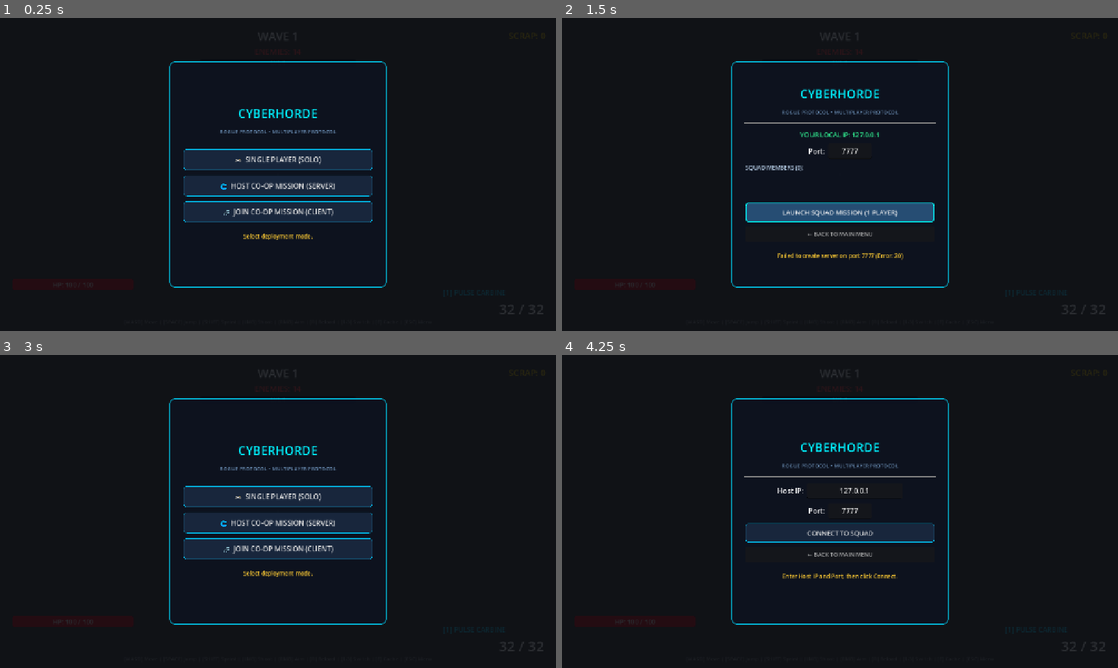
Above: before the commit, frames 1-4 (two rows, left to right).
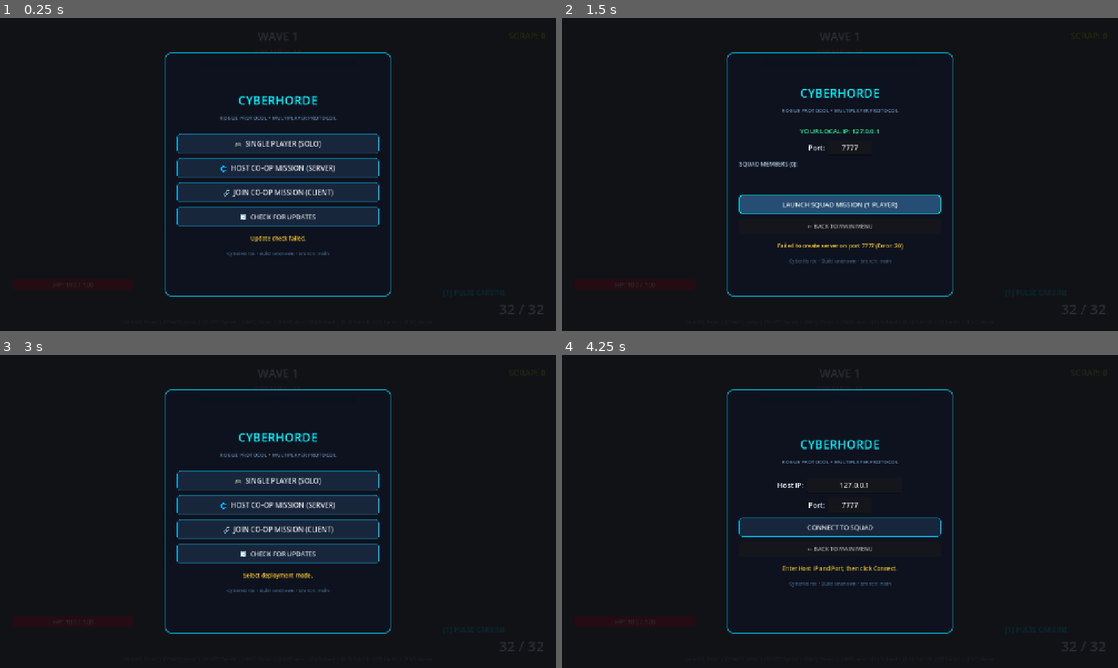
Above: after the commit, the same moments.

Repository: YuriSekaii/CyberHorde-FPS-Roguelike
Game: Godot game, scene res://scenes/main.tscn
Two runs of this game, one before a commit and one after it. Both use one fixed random seed, a clock stepped at 60 frames per second and the inputs below.
Inputs:
- Up to frame 1 (0.25 s): no input
- Up to frame 2 (1.5 s): click "🌐 HOST CO-OP MISSION (SERVER)" at 0.5 s; click "LAUNCH SQUAD MISSION (1 PLAYE…" at 1.25 s
- Up to frame 3 (3 s): click "LAUNCH SQUAD MISSION (1 PLAYE…" at 2 s; click "← BACK TO MAIN MENU" at 2.75 s
- Up to frame 4 (4.25 s): click "🔗 JOIN CO-OP MISSION (CLIENT)" at 3.5 s

The runs differ from the first frame. In frame 1, 9.8% of the frame differs, in the area x 29-71%, y 10-90%; in frame 2, 5.6%; in frame 3, 9.8%; in frame 4, 4.9%.

Commit message:
feat: Add in-game update checker and git pull updater with changelog preview and restart support

Diff:
--- a/project.godot
+++ b/project.godot
@@ -21,6 +21,7 @@
 NetworkManager="*res://scripts/autoload/network_manager.gd"
 SoundManager="*res://scripts/autoload/sound_manager.gd"
 GameManager="*res://scripts/autoload/game_manager.gd"
+UpdateManager="*res://scripts/autoload/update_manager.gd"
 
 [display]
 
--- a/scenes/ui/lobby_menu.tscn
+++ b/scenes/ui/lobby_menu.tscn
@@ -38,6 +38,42 @@
 corner_radius_bottom_right = 6
 corner_radius_bottom_left = 6
 
+[sub_resource type="StyleBoxFlat" id="StyleBoxFlat_btn_update"]
+bg_color = Color(0.08, 0.32, 0.18, 0.95)
+border_width_left = 1
+border_width_top = 1
+border_width_right = 1
+border_width_bottom = 1
+border_color = Color(0.2, 1, 0.5, 0.8)
+corner_radius_top_left = 6
+corner_radius_top_right = 6
+corner_radius_bottom_right = 6
+corner_radius_bottom_left = 6
+
+[sub_resource type="StyleBoxFlat" id="StyleBoxFlat_btn_update_hover"]
+bg_color = Color(0.12, 0.45, 0.25, 1)
+border_width_left = 2
+border_width_top = 2
+border_width_right = 2
+border_width_bottom = 2
+border_color = Color(0.3, 1, 0.6, 1)
+corner_radius_top_left = 6
+corner_radius_top_right = 6
+corner_radius_bottom_right = 6
+corner_radius_bottom_left = 6
+
+[sub_resource type="StyleBoxFlat" id="StyleBoxFlat_box"]
+bg_color = Color(0.03, 0.05, 0.09, 0.9)
+border_width_left = 1
+border_width_top = 1
+border_width_right = 1
+border_width_bottom = 1
+border_color = Color(0, 0.6, 0.8, 0.3)
+corner_radius_top_left = 6
+corner_radius_top_right = 6
+corner_radius_bottom_right = 6
+corner_radius_bottom_left = 6
+
 [node name="LobbyMenu" type="CanvasLayer"]
 process_mode = 3
 layer = 10
@@ -52,16 +88,16 @@
 color = Color(0.02, 0.03, 0.05, 0.85)
 
 [node name="Panel" type="Panel" parent="."]
-custom_minimum_size = Vector2(500, 520)
+custom_minimum_size = Vector2(520, 560)
 anchors_preset = 8
 anchor_left = 0.5
 anchor_top = 0.5
 anchor_right = 0.5
 anchor_bottom = 0.5
-offset_left = -250.0
-offset_top = -260.0
-offset_right = 250.0
-offset_bottom = 260.0
+offset_left = -260.0
+offset_top = -280.0
+offset_right = 260.0
+offset_bottom = 280.0
 grow_horizontal = 2
 grow_vertical = 2
 theme_override_styles/panel = SubResource("StyleBoxFlat_panel")
@@ -71,13 +107,13 @@
 anchors_preset = 15
 anchor_right = 1.0
 anchor_bottom = 1.0
-offset_left = 32.0
-offset_top = 24.0
-offset_right = -32.0
-offset_bottom = -24.0
+offset_left = 28.0
+offset_top = 20.0
+offset_right = -28.0
+offset_bottom = -20.0
 grow_horizontal = 2
 grow_vertical = 2
-theme_override_constants/separation = 14
+theme_override_constants/separation = 12
 alignment = 1
 
 [node name="Title" type="Label" parent="Panel/VBoxContainer"]
@@ -99,10 +135,10 @@
 
 [node name="MainButtons" type="VBoxContainer" parent="Panel/VBoxContainer"]
 layout_mode = 2
-theme_override_constants/separation = 12
+theme_override_constants/separation = 10
 
 [node name="SoloBtn" type="Button" parent="Panel/VBoxContainer/MainButtons"]
-custom_minimum_size = Vector2(0, 48)
+custom_minimum_size = Vector2(0, 46)
 layout_mode = 2
 theme_override_font_sizes/font_size = 16
 theme_override_styles/normal = SubResource("StyleBoxFlat_btn_normal")
@@ -110,7 +146,7 @@
 text = "🎮  SINGLE PLAYER (SOLO)"
 
 [node name="HostBtn" type="Button" parent="Panel/VBoxContainer/MainButtons"]
-custom_minimum_size = Vector2(0, 48)
+custom_minimum_size = Vector2(0, 46)
 layout_mode = 2
 theme_override_font_sizes/font_size = 16
 theme_override_styles/normal = SubResource("StyleBoxFlat_btn_normal")
@@ -118,12 +154,20 @@
 text = "🌐  HOST CO-OP MISSION (SERVER)"
 
 [node name="JoinBtn" type="Button" parent="Panel/VBoxContainer/MainButtons"]
-custom_minimum_size = Vector2(0, 48)
+custom_minimum_size = Vector2(0, 46)
 layout_mode = 2
 theme_override_font_sizes/font_size = 16
 theme_override_styles/normal = SubResource("StyleBoxFlat_btn_normal")
 theme_override_styles/hover = SubResource("StyleBoxFlat_btn_hover")
 text = "🔗  JOIN CO-OP MISSION (CLIENT)"
+
+[node name="UpdateBtn" type="Button" parent="Panel/VBoxContainer/MainButtons"]
+custom_minimum_size = Vector2(0, 46)
+layout_mode = 2
+theme_override_font_sizes/font_size = 15
+theme_override_styles/normal = SubResource("StyleBoxFlat_btn_normal")
+theme_override_styles/hover = SubResource("StyleBoxFlat_btn_hover")
+text = "🔄  CHECK FOR UPDATES"
 
 [node name="HostContainer" type="VBoxContainer" parent="Panel/VBoxContainer"]
 visible = false
@@ -152,7 +196,7 @@
 alignment = 1
 
 [node name="PeerListLabel" type="Label" parent="Panel/VBoxContainer/HostContainer"]
-custom_minimum_size = Vector2(0, 80)
+custom_minimum_size = Vector2(0, 70)
 layout_mode = 2
 theme_override_colors/font_color = Color(0.8, 0.9, 1, 0.9)
 theme_override_font_sizes/font_size = 13
@@ -223,20 +267,120 @@
 theme_override_font_sizes/font_size = 13
 text = "← BACK TO MAIN MENU"
 
-[node name="StatusLabel" type="Label" parent="Panel/VBoxContainer"]
-custom_minimum_size = Vector2(0, 36)
-layout_mode = 2
-theme_override_colors/font_color = Color(1, 0.8, 0.2, 1)
-theme_override_font_sizes/font_size = 13
-text = "Select deployment mode."
+[node name="UpdateContainer" type="VBoxContainer" parent="Panel/VBoxContainer"]
+visible = false
+layout_mode = 2
+theme_override_constants/separation = 10
+
+[node name="UpdateHeader" type="Label" parent="Panel/VBoxContainer/UpdateContainer"]
+layout_mode = 2
+theme_override_colors/font_color = Color(0, 0.95, 1, 1)
+theme_override_font_sizes/font_size = 15
+text = "SOFTWARE UPDATE SYSTEM"
+horizontal_alignment = 1
+
+[node name="VersionInfoLabel" type="Label" parent="Panel/VBoxContainer/UpdateContainer"]
+layout_mode = 2
+theme_override_colors/font_color = Color(0.7, 0.85, 1, 0.8)
+theme_override_font_sizes/font_size = 13
+text = "LOCAL BUILD: ..."
+horizontal_alignment = 1
+
+[node name="UpdateStatusLabel" type="Label" parent="Panel/VBoxContainer/UpdateContainer"]
+custom_minimum_size = Vector2(0, 40)
+layout_mode = 2
+theme_override_colors/font_color = Color(0, 0.9, 1, 1)
+theme_override_font_sizes/font_size = 13
+text = "Connecting to repository..."
 horizontal_alignment = 1
 vertical_alignment = 1
 autowrap_mode = 2
+
+[node name="ChangelogBox" type="PanelContainer" parent="Panel/VBoxContainer/UpdateContainer"]
+visible = false
+custom_minimum_size = Vector2(0, 70)
+layout_mode = 2
+theme_override_styles/panel = SubResource("StyleBoxFlat_box")
+
+[node name="Margin" type="MarginContainer" parent="Panel/VBoxContainer/UpdateContainer/ChangelogBox"]
+layout_mode = 2
+theme_override_constants/margin_left = 10
+theme_override_constants/margin_top = 8
+theme_override_constants/margin_right = 10
+theme_override_constants/margin_bottom = 8
+
+[node name="ChangelogLabel" type="Label" parent="Panel/VBoxContainer/UpdateContainer/ChangelogBox/Margin"]
+layout_mode = 2
+theme_override_colors/font_color = Color(0.85, 0.95, 1, 0.9)
+theme_override_font_sizes/font_size = 12
+autowrap_mode = 2
+
+[node name="ActionButtons" type="VBoxContainer" parent="Panel/VBoxContainer/UpdateContainer"]
+layout_mode = 2
+theme_override_constants/separation = 8
+
+[node name="PullUpdateBtn" type="Button" parent="Panel/VBoxContainer/UpdateContainer/ActionButtons"]
+visible = false
+custom_minimum_size = Vector2(0, 44)
+layout_mode = 2
+theme_override_colors/font_color = Color(0.8, 1, 0.8, 1)
+theme_override_font_sizes/font_size = 15
+theme_override_styles/normal = SubResource("StyleBoxFlat_btn_update")
+theme_override_styles/hover = SubResource("StyleBoxFlat_btn_update_hover")
+text = "⬇  UPDATE GAME NOW (GIT PULL)"
+
+[node name="RestartBtn" type="Button" parent="Panel/VBoxContainer/UpdateContainer/ActionButtons"]
+visible = false
+custom_minimum_size = Vector2(0, 44)
+layout_mode = 2
+theme_override_colors/font_color = Color(0.8, 1, 0.8, 1)
+theme_override_font_sizes/font_size = 15
+theme_override_styles/normal = SubResource("StyleBoxFlat_btn_update")
+theme_override_styles/hover = SubResource("StyleBoxFlat_btn_update_hover")
+text = "🚀  RESTART GAME NOW"
+
+[node name="CheckAgainBtn" type="Button" parent="Panel/VBoxContainer/UpdateContainer/ActionButtons"]
+visible = false
+custom_minimum_size = Vector2(0, 38)
+layout_mode = 2
+theme_override_font_sizes/font_size = 14
+theme_override_styles/normal = SubResource("StyleBoxFlat_btn_normal")
+theme_override_styles/hover = SubResource("StyleBoxFlat_btn_hover")
+text = "🔄  CHECK AGAIN"
+
+[node name="UpdateBackBtn" type="Button" parent="Panel/VBoxContainer/UpdateContainer/ActionButtons"]
+custom_minimum_size = Vector2(0, 36)
+layout_mode = 2
+theme_override_colors/font_color = Color(0.8, 0.8, 0.8, 0.8)
+theme_override_font_sizes/font_size = 13
+text = "← BACK TO MAIN MENU"
+
+[node name="StatusLabel" type="Label" parent="Panel/VBoxContainer"]
+custom_minimum_size = Vector2(0, 30)
+layout_mode = 2
+theme_override_colors/font_color = Color(1, 0.8, 0.2, 1)
+theme_override_font_sizes/font_size = 13
+text = "Select deployment mode."
+horizontal_alignment = 1
+vertical_alignment = 1
+autowrap_mode = 2
+
+[node name="VersionFooter" type="Label" parent="Panel/VBoxContainer"]
+layout_mode = 2
+theme_override_colors/font_color = Color(0.5, 0.7, 0.9, 0.5)
+theme_override_font_sizes/font_size = 11
+text = "CyberHorde v1.0.0"
+horizontal_alignment = 1
 
 [connection signal="pressed" from="Panel/VBoxContainer/MainButtons/SoloBtn" to="." method="_on_solo_pressed"]
 [connection signal="pressed" from="Panel/VBoxContainer/MainButtons/HostBtn" to="." method="_on_host_menu_pressed"]
 [connection signal="pressed" from="Panel/VBoxContainer/MainButtons/JoinBtn" to="." method="_on_join_menu_pressed"]
+[connection signal="pressed" from="Panel/VBoxContainer/MainButtons/UpdateBtn" to="." method="_on_update_menu_pressed"]
 [connection signal="pressed" from="Panel/VBoxContainer/HostContainer/StartSquadBtn" to="." method="_on_start_squad_pressed"]
 [connection signal="pressed" from="Panel/VBoxContainer/HostContainer/HostBackBtn" to="." method="_on_back_pressed"]
 [connection signal="pressed" from="Panel/VBoxContainer/JoinContainer/ConnectBtn" to="." method="_on_connect_pressed"]
 [connection signal="pressed" from="Panel/VBoxContainer/JoinContainer/JoinBackBtn" to="." method="_on_back_pressed"]
+[connection signal="pressed" from="Panel/VBoxContainer/UpdateContainer/ActionButtons/PullUpdateBtn" to="." method="_on_pull_update_pressed"]
+[connection signal="pressed" from="Panel/VBoxContainer/UpdateContainer/ActionButtons/RestartBtn" to="." method="_on_restart_game_pressed"]
+[connection signal="pressed" from="Panel/VBoxContainer/UpdateContainer/ActionButtons/CheckAgainBtn" to="." method="_on_check_again_pressed"]
+[connection signal="pressed" from="Panel/VBoxContainer/UpdateContainer/ActionButtons/UpdateBackBtn" to="." method="_on_back_pressed"]
--- /dev/null
+++ b/scripts/autoload/update_manager.gd
@@ -0,0 +1,198 @@
+extends Node
+
+signal check_started()
+signal check_completed(up_to_date: bool, behind_count: int, changelog: Array, error_msg: String)
+signal update_started()
+signal update_completed(success: bool, message: String)
+
+var is_checking: bool = false
+var is_updating: bool = false
+var is_up_to_date: bool = true
+var commits_behind: int = 0
+var changelog_list: Array = []
+var current_commit_hash: String = "unknown"
+var current_branch_name: String = "main"
+var last_check_error: String = ""
+
+var _thread: Thread = null
+
+func _init() -> void:
+	_detect_local_git_info()
+
+func _enter_tree() -> void:
+	process_mode = Node.PROCESS_MODE_ALWAYS
+	_detect_local_git_info()
+
+func _ready() -> void:
+	_detect_local_git_info()
+
+func _exit_tree() -> void:
+	if _thread and _thread.is_alive():
+		_thread.wait_to_finish()
+
+func _get_project_dir() -> String:
+	return ProjectSettings.globalize_path("res://")
+
+func _detect_local_git_info() -> void:
+	var proj_dir = _get_project_dir()
+	var out: Array = []
+
+	# Check git branch
+	var err = OS.execute("git", ["-C", proj_dir, "rev-parse", "--abbrev-ref", "HEAD"], out, true)
+	if err == 0 and out.size() > 0:
+		var branch = out[0].strip_edges()
+		if not branch.is_empty():
+			current_branch_name = branch
+
+	# Check git commit
+	out.clear()
+	err = OS.execute("git", ["-C", proj_dir, "rev-parse", "--short", "HEAD"], out, true)
+	if err == 0 and out.size() > 0:
+		var commit = out[0].strip_edges()
+		if not commit.is_empty():
+			current_commit_hash = commit
+
+func check_for_updates() -> void:
+	if is_checking or is_updating:
+		return
+
+	if _thread and _thread.is_alive():
+		_thread.wait_to_finish()
+
+	is_checking = true
+	check_started.emit()
+
+	_thread = Thread.new()
+	_thread.start(_worker_check_updates)
+
+func _worker_check_updates() -> void:
+	var proj_dir = _get_project_dir()
+	var out: Array = []
+
+	# 1. Verify git is present
+	var err = OS.execute("git", ["--version"], out, true)
+	if err != 0:
+		_finish_check.call_deferred(false, 0, [], "Git executable not found in system PATH.")
+		return
+
+	# 2. Refresh local branch and commit
+	out.clear()
+	err = OS.execute("git", ["-C", proj_dir, "rev-parse", "--abbrev-ref", "HEAD"], out, true)
+	var branch = out[0].strip_edges() if (err == 0 and out.size() > 0) else "main"
+	if branch == "HEAD" or branch.is_empty():
+		branch = "main"
+
+	out.clear()
+	err = OS.execute("git", ["-C", proj_dir, "rev-parse", "--short", "HEAD"], out, true)
+	var commit = out[0].strip_edges() if (err == 0 and out.size() > 0) else "unknown"
+
+	# 3. Fetch remote
+	out.clear()
+	err = OS.execute("git", ["-C", proj_dir, "fetch", "origin", branch], out, true)
+	if err != 0:
+		out.clear()
+		err = OS.execute("git", ["-C", proj_dir, "fetch", "origin"], out, true)
+		if err != 0:
+			var fetch_err = out[0].strip_edges() if out.size() > 0 else "Unknown network error."
+			_finish_check.call_deferred(false, 0, [], "Could not reach update server: %s" % fetch_err, branch, commit)
+			return
+
+	# 4. Check commits behind
+	out.clear()
+	var target_ref = "origin/" + branch
+	err = OS.execute("git", ["-C", proj_dir, "rev-list", "HEAD.." + target_ref, "--count"], out, true)
+	if err != 0:
+		out.clear()
+		err = OS.execute("git", ["-C", proj_dir, "rev-list", "HEAD..@{u}", "--count"], out, true)
+
+	var behind = 0
+	if err == 0 and out.size() > 0:
+		behind = int(out[0].strip_edges())
+
+	var changelog: Array = []
+	if behind > 0:
+		out.clear()
+		var log_err = OS.execute("git", ["-C", proj_dir, "log", "HEAD.." + target_ref, "--oneline", "-n", "10"], out, true)
+		if log_err == 0 and out.size() > 0:
+			var lines = out[0].split("\n", false)
+			for line in lines:
+				var trimmed = line.strip_edges()
+				if not trimmed.is_empty():
+					changelog.append(trimmed)
+
+	_finish_check.call_deferred(behind == 0, behind, changelog, "", branch, commit)
+
+func _finish_check(up_to_date: bool, behind: int, cl: Array, err_msg: String, branch: String = "", commit: String = "") -> void:
+	if _thread:
+		_thread.wait_to_finish()
+
+	is_checking = false
+	is_up_to_date = up_to_date
+	commits_behind = behind
+	changelog_list = cl
+	last_check_error = err_msg
+	if not branch.is_empty():
+		current_branch_name = branch
+	if not commit.is_empty():
+		current_commit_hash = commit
+
+	check_completed.emit(up_to_date, behind, cl, err_msg)
+
+func pull_updates() -> void:
+	if is_updating or is_checking:
+		return
+
+	if _thread and _thread.is_alive():
+		_thread.wait_to_finish()
+
+	is_updating = true
+	update_started.emit()
+
+	_thread = Thread.new()
+	_thread.start(_worker_pull_updates)
+
+func _worker_pull_updates() -> void:
+	var proj_dir = _get_project_dir()
+	var branch = current_branch_name if not current_branch_name.is_empty() else "main"
+	var out: Array = []
+
+	# Execute git pull origin <branch>
+	var err = OS.execute("git", ["-C", proj_dir, "pull", "origin", branch], out, true)
+	if err != 0:
+		out.clear()
+		err = OS.execute("git", ["-C", proj_dir, "pull"], out, true)
+
+	var pull_msg = out[0].strip_edges() if out.size() > 0 else ""
+	var success = (err == 0)
+
+	var new_commit = ""
+	if success:
+		out.clear()
+		var c_err = OS.execute("git", ["-C", proj_dir, "rev-parse", "--short", "HEAD"], out, true)
+		if c_err == 0 and out.size() > 0:
+			new_commit = out[0].strip_edges()
+
+	_finish_pull.call_deferred(success, pull_msg, new_commit)
+
+func _finish_pull(success: bool, pull_msg: String, new_commit: String) -> void:
+	if _thread:
+		_thread.wait_to_finish()
+
+	is_updating = false
+	if success:
+		is_up_to_date = true
+		commits_behind = 0
+		changelog_list.clear()
+		if not new_commit.is_empty():
+			current_commit_hash = new_commit
+		update_completed.emit(true, "Successfully updated! Current commit is now %s." % current_commit_hash)
+	else:
+		update_completed.emit(false, "Update failed: %s" % pull_msg)
+
+func restart_game() -> void:
+	if OS.has_method("set_restart_on_exit"):
+		OS.set_restart_on_exit(true)
+		get_tree().quit()
+	else:
+		OS.create_process(OS.get_executable_path(), OS.get_cmdline_args())
+		get_tree().quit()
--- a/scripts/ui/lobby_menu.gd
+++ b/scripts/ui/lobby_menu.gd
@@ -5,6 +5,8 @@
 @onready var main_buttons: VBoxContainer = $Panel/VBoxContainer/MainButtons
 @onready var host_container: VBoxContainer = $Panel/VBoxContainer/HostContainer
 @onready var join_container: VBoxContainer = $Panel/VBoxContainer/JoinContainer
+@onready var update_container: VBoxContainer = $Panel/VBoxContainer/UpdateContainer
+
 @onready var status_label: Label = $Panel/VBoxContainer/StatusLabel
 @onready var host_ip_label: Label = $Panel/VBoxContainer/HostContainer/HostIPLabel
 @onready var host_port_input: LineEdit = $Panel/VBoxContainer/HostContainer/PortContainer/HostPortInput
@@ -15,6 +17,16 @@
 @onready var join_port_input: LineEdit = $Panel/VBoxContainer/JoinContainer/PortContainer/JoinPortInput
 @onready var connect_btn: Button = $Panel/VBoxContainer/JoinContainer/ConnectBtn
 
+@onready var update_btn: Button = $Panel/VBoxContainer/MainButtons/UpdateBtn
+@onready var version_info_label: Label = $Panel/VBoxContainer/UpdateContainer/VersionInfoLabel
+@onready var update_status_label: Label = $Panel/VBoxContainer/UpdateContainer/UpdateStatusLabel
+@onready var changelog_box: PanelContainer = $Panel/VBoxContainer/UpdateContainer/ChangelogBox
+@onready var changelog_label: Label = $Panel/VBoxContainer/UpdateContainer/ChangelogBox/Margin/ChangelogLabel
+@onready var pull_update_btn: Button = $Panel/VBoxContainer/UpdateContainer/ActionButtons/PullUpdateBtn
+@onready var restart_btn: Button = $Panel/VBoxContainer/UpdateContainer/ActionButtons/RestartBtn
+@onready var check_again_btn: Button = $Panel/VBoxContainer/UpdateContainer/ActionButtons/CheckAgainBtn
+@onready var version_footer: Label = $Panel/VBoxContainer/VersionFooter
+
 func _ready() -> void:
 	process_mode = Node.PROCESS_MODE_ALWAYS
 	visible = true
@@ -26,11 +38,25 @@
 	NetworkManager.peer_connected_signal.connect(_on_peers_updated)
 	NetworkManager.peer_disconnected_signal.connect(_on_peers_updated)
 
+	UpdateManager.check_completed.connect(_on_update_check_completed)
+	UpdateManager.update_completed.connect(_on_update_completed)
+
+	_update_footer_version()
+
+	# Run a quiet background update check at game launch
+	UpdateManager.check_for_updates()
+
+func _update_footer_version() -> void:
+	if version_footer:
+		version_footer.text = "CyberHorde • Build %s • branch: %s" % [UpdateManager.current_commit_hash, UpdateManager.current_branch_name]
+
 func _show_main_view() -> void:
 	main_buttons.visible = true
 	host_container.visible = false
 	join_container.visible = false
+	update_container.visible = false
 	status_label.text = "Select deployment mode."
+	_update_footer_version()
 
 func _on_solo_pressed() -> void:
 	NetworkManager.start_singleplayer()
@@ -41,6 +67,7 @@
 	main_buttons.visible = false
 	host_container.visible = true
 	join_container.visible = false
+	update_container.visible = false
 
 	var local_ip = NetworkManager.get_local_ip()
 	host_ip_label.text = "YOUR LOCAL IP: %s" % local_ip
@@ -52,6 +79,7 @@
 	main_buttons.visible = false
 	host_container.visible = false
 	join_container.visible = true
+	update_container.visible = false
 	status_label.text = "Enter Host IP and Port, then click Connect."
 
 func _on_connect_pressed() -> void:
@@ -64,6 +92,100 @@
 func _on_start_squad_pressed() -> void:
 	if NetworkManager.is_server:
 		mission_started.emit()
+
+func _on_update_menu_pressed() -> void:
+	main_buttons.visible = false
+	host_container.visible = false
+	join_container.visible = false
+	update_container.visible = true
+
+	pull_update_btn.visible = false
+	restart_btn.visible = false
+	check_again_btn.visible = false
+	changelog_box.visible = false
+
+	version_info_label.text = "LOCAL BUILD: %s (branch: %s)" % [UpdateManager.current_commit_hash, UpdateManager.current_branch_name]
+	update_status_label.text = "Connecting to repository & checking for updates..."
+	update_status_label.set("theme_override_colors/font_color", Color(0, 0.9, 1.0))
+	status_label.text = "Checking GitHub repository for updates..."
+
+	UpdateManager.check_for_updates()
+
+func _on_update_check_completed(up_to_date: bool, behind_count: int, changelog: Array, error_msg: String) -> void:
+	version_info_label.text = "LOCAL BUILD: %s (branch: %s)" % [UpdateManager.current_commit_hash, UpdateManager.current_branch_name]
+	_update_footer_version()
+	check_again_btn.visible = true
+
+	if not error_msg.is_empty():
+		update_status_label.text = "⚠ %s" % error_msg
+		update_status_label.set("theme_override_colors/font_color", Color(1.0, 0.4, 0.4))
+		pull_update_btn.visible = false
+		changelog_box.visible = false
+		status_label.text = "Update check failed."
+		return
+
+	if up_to_date:
+		update_status_label.text = "✓ GAME IS UP TO DATE!\nYou are running the latest version (%s)." % UpdateManager.current_commit_hash
+		update_status_label.set("theme_override_colors/font_color", Color(0.3, 1.0, 0.5))
+		pull_update_btn.visible = false
+		changelog_box.visible = false
+		status_label.text = "System is up to date."
+		update_btn.text = "🔄  CHECK FOR UPDATES"
+	else:
+		update_status_label.text = "⚡ UPDATE AVAILABLE!\n%d new commit(s) found on GitHub." % behind_count
+		update_status_label.set("theme_override_colors/font_color", Color(1.0, 0.85, 0.2))
+		pull_update_btn.visible = true
+		pull_update_btn.disabled = false
+		pull_update_btn.text = "⬇  UPDATE GAME NOW (GIT PULL)"
+		update_btn.text = "⚡  UPDATE AVAILABLE (%d NEW)" % behind_count
+		status_label.text = "New update available! Click 'Update Game Now'."
+
+		if changelog.size() > 0:
+			changelog_box.visible = true
+			var log_str = ""
+			for commit_entry in changelog:
+				log_str += "• " + commit_entry + "\n"
+			changelog_label.text = log_str.strip_edges()
+		else:
+			changelog_box.visible = false
+
+func _on_pull_update_pressed() -> void:
+	pull_update_btn.disabled = true
+	pull_update_btn.text = "UPDATING... (GIT PULL)"
+	check_again_btn.visible = false
+	update_status_label.text = "Downloading & applying update via git pull... Please wait."
+	update_status_label.set("theme_override_colors/font_color", Color(0, 0.9, 1.0))
+	status_label.text = "Executing git pull in progress..."
+
+	UpdateManager.pull_updates()
+
+func _on_update_completed(success: bool, message: String) -> void:
+	_update_footer_version()
+	if success:
+		update_status_label.text = "✓ UPDATE COMPLETED SUCCESSFULLY!\nGame files updated to commit %s.\nRestart the game to apply changes." % UpdateManager.current_commit_hash
+		update_status_label.set("theme_override_colors/font_color", Color(0.3, 1.0, 0.5))
+		pull_update_btn.visible = false
+		restart_btn.visible = true
+		check_again_btn.visible = false
+		changelog_box.visible = false
+		status_label.text = "Update installed! Restart to apply changes."
+		update_btn.text = "🔄  CHECK FOR UPDATES"
+	else:
+		update_status_label.text = "❌ UPDATE FAILED:\n%s" % message
+		update_status_label.set("theme_override_colors/font_color", Color(1.0, 0.35, 0.35))
+		pull_update_btn.visible = true
+		pull_update_btn.disabled = false
+		pull_update_btn.text = "🔄  RETRY UPDATE (GIT PULL)"
+		restart_btn.visible = false
+		check_again_btn.visible = true
+		status_label.text = "Update encountered an error."
+
+func _on_restart_game_pressed() -> void:
+	status_label.text = "Restarting CyberHorde..."
+	UpdateManager.restart_game()
+
+func _on_check_again_pressed() -> void:
+	_on_update_menu_pressed()
 
 func _on_back_pressed() -> void:
 	NetworkManager.cleanup_network()
Not shown: 1 places in scenes/ui/lobby_menu.tscn that only renumber resources
Not shown, added: Update_Game.bat
